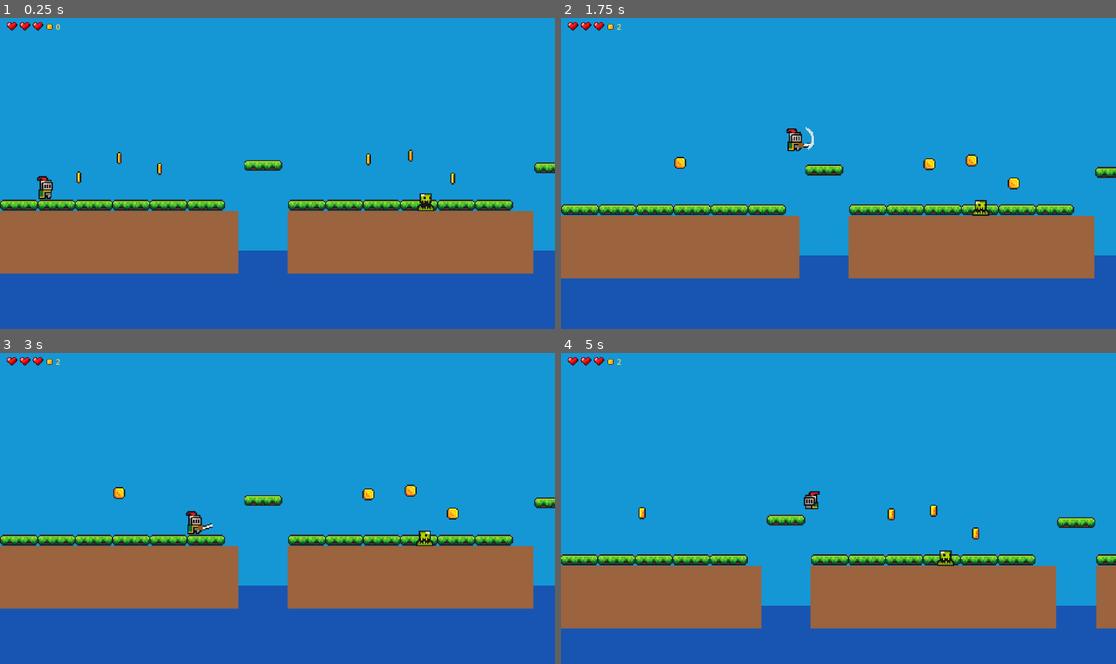
Above: before the commit, frames 1-4 (two rows, left to right).
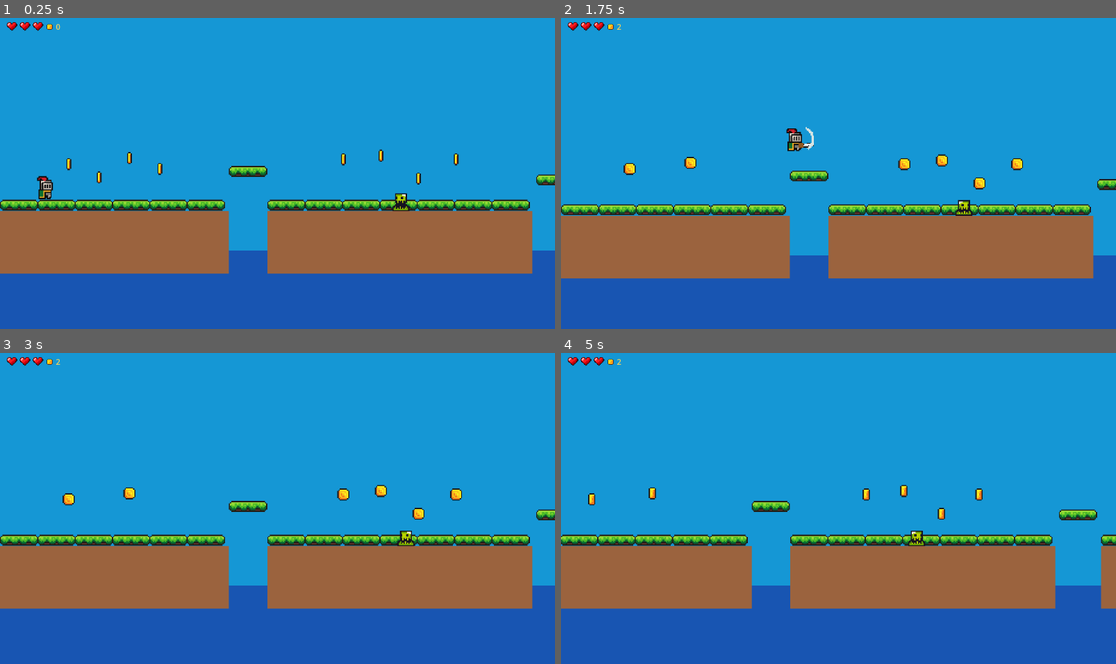
Above: after the commit, the same moments.

Repository: serafin1367/gots-rycerz
Game: Godot game, scene res://scenes/level_02.tscn
Same seed, same stepped clock (60 frames per second), same inputs: the game is played once before the commit and once after it. This scene is started directly instead of the project's main scene.
Inputs:
- Up to frame 1 (0.25 s): no input
- Up to frame 2 (1.75 s): hold Right (move_right) from 0.53 s (still down); tap J (attack) at 0.6, 1.35 s; tap Space (jump) at 0.77, 1.52 s
- Up to frame 3 (3 s): release Right (move_right) at 2.03 s; hold A (move_left) 2.03-2.78 s; tap J (attack) at 2.1, 2.85 s; hold Right (move_right) from 2.78 s (still down)
- Up to frame 4 (5 s): tap Space (jump) at 3.02, 3.77, 4.52 s; tap J (attack) at 3.6, 4.35 s; release Right (move_right) at 4.28 s; hold A (move_left) from 4.28 s (still down)

The runs differ from the first frame. In frame 1, 3.3% of the frame differs, in the area x 11-100%, y 42-83%; in frame 2, 3.7%; in frame 3, 3.9%; in frame 4, 17%, in the area x 0-100%, y 42-89%.

Commit message:
feat: expand fixed second demo level into fourteen designed islands

Diff:
--- a/scripts/level_02.gd
+++ b/scripts/level_02.gd
@@ -5,7 +5,7 @@
 const SLIME = preload("res://scenes/slime.tscn")
 const COIN = preload("res://scenes/coin.tscn")
 const KILL_ZONE = preload("res://scenes/kill_zone.tscn")
-const ISLAND_COUNT := 5
+const ISLAND_COUNT := 14
 const TOP_Y := 102.0
 const GAP_MIN := 28.0
 const GAP_MAX := 43.0
@@ -14,7 +14,7 @@
 var islands: Array[Vector2] = []
 
 func _ready() -> void:
-	generation_seed = 20261031 # Demo: ten sam przygotowany układ przy każdym uruchomieniu
+	generation_seed = 20261031 # Stała wersja demo; bez zmiany układu pomiędzy rozgrywkami
 	var rng := RandomNumberGenerator.new()
 	rng.seed = generation_seed
 	_generate_layout(rng)
@@ -33,9 +33,9 @@
 	islands.clear()
 	var cursor := 0.0
 	for i in range(ISLAND_COUNT):
-		var width := float(rng.randi_range(165, 210))
+		var width := float([190, 220, 185, 245, 205, 230, 180, 250, 210, 235, 195, 240, 205, 270][i])
 		islands.append(Vector2(cursor, cursor + width))
-		cursor += width + float(rng.randi_range(int(GAP_MIN), int(GAP_MAX)))
+		cursor += width + float([32, 38, 35, 40, 33, 42, 34, 39, 36, 41, 33, 38, 35, 32][i])
 
 func _draw_background() -> void:
 	var width: float = islands.back().y + 300.0
@@ -85,13 +85,13 @@
 func _spawn_collectibles(rng: RandomNumberGenerator) -> void:
 	for i in range(ISLAND_COUNT):
 		var span := islands[i]
-		for j in range(3):
+		for j in range(4):
 			var coin := COIN.instantiate()
-			coin.position = Vector2(lerpf(span.x + 32.0, span.y - 32.0, float(j + 1) / 4.0), TOP_Y - float(rng.randi_range(26, 48)))
+			coin.position = Vector2(lerpf(span.x + 32.0, span.y - 32.0, float(j + 1) / 5.0), TOP_Y - float(rng.randi_range(26, 48)))
 			$Coins.add_child(coin)
 
 func _spawn_enemies() -> void:
-	for i in range(1, ISLAND_COUNT - 1):
+	for i in [1, 3, 4, 6, 8, 10, 12]:
 		var span := islands[i]
 		var enemy := SLIME.instantiate()
 		enemy.position = Vector2((span.x + span.y) / 2.0, TOP_Y - 12.0)
